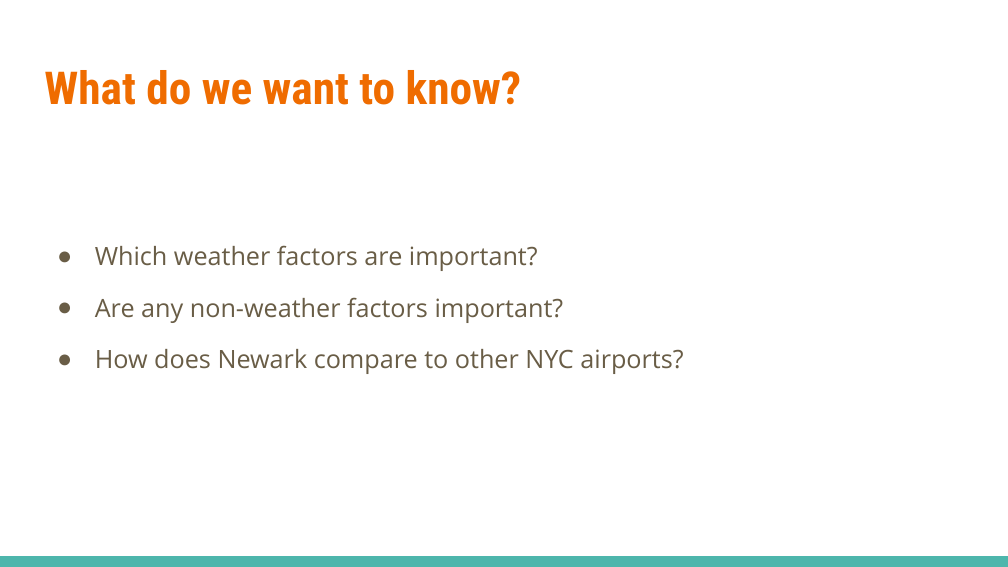
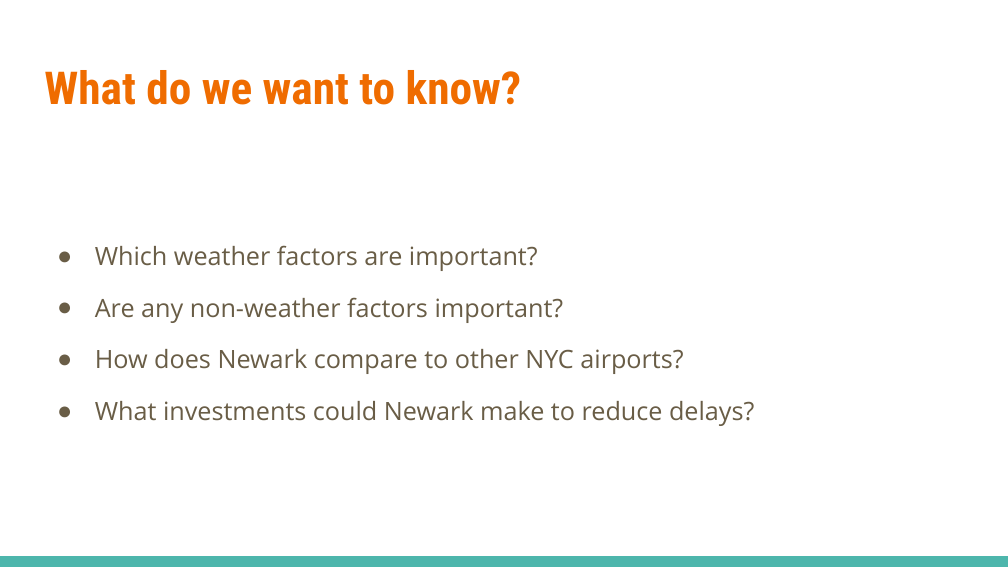
Before and after one commit to NeilEcosse/flight_delays, a slide deck: slide 2 of documentation/presentation.pptx. Drawn at 1008x567 pixels with LibreOffice and Linux fonts; fonts in the diff are those of the drawing. Boxes give left, top, right and bottom in pixels: in the first picture for what was removed or moved away, otherwise in the second. Text is boxed around its words. In the diff, an @@ line names an element or a change of style, - is before the commit and + after.

Commit message:
presentation updated

```diff
--- a/documentation/presentation.pptx
+++ b/documentation/presentation.pptx
@@ text at (x1=95, y1=401, x2=754, y2=426): paragraph added @@
+● What investments could Newark make to reduce delays?
```
Also in this commit, not shown: 1 slide added, 1 other file.
